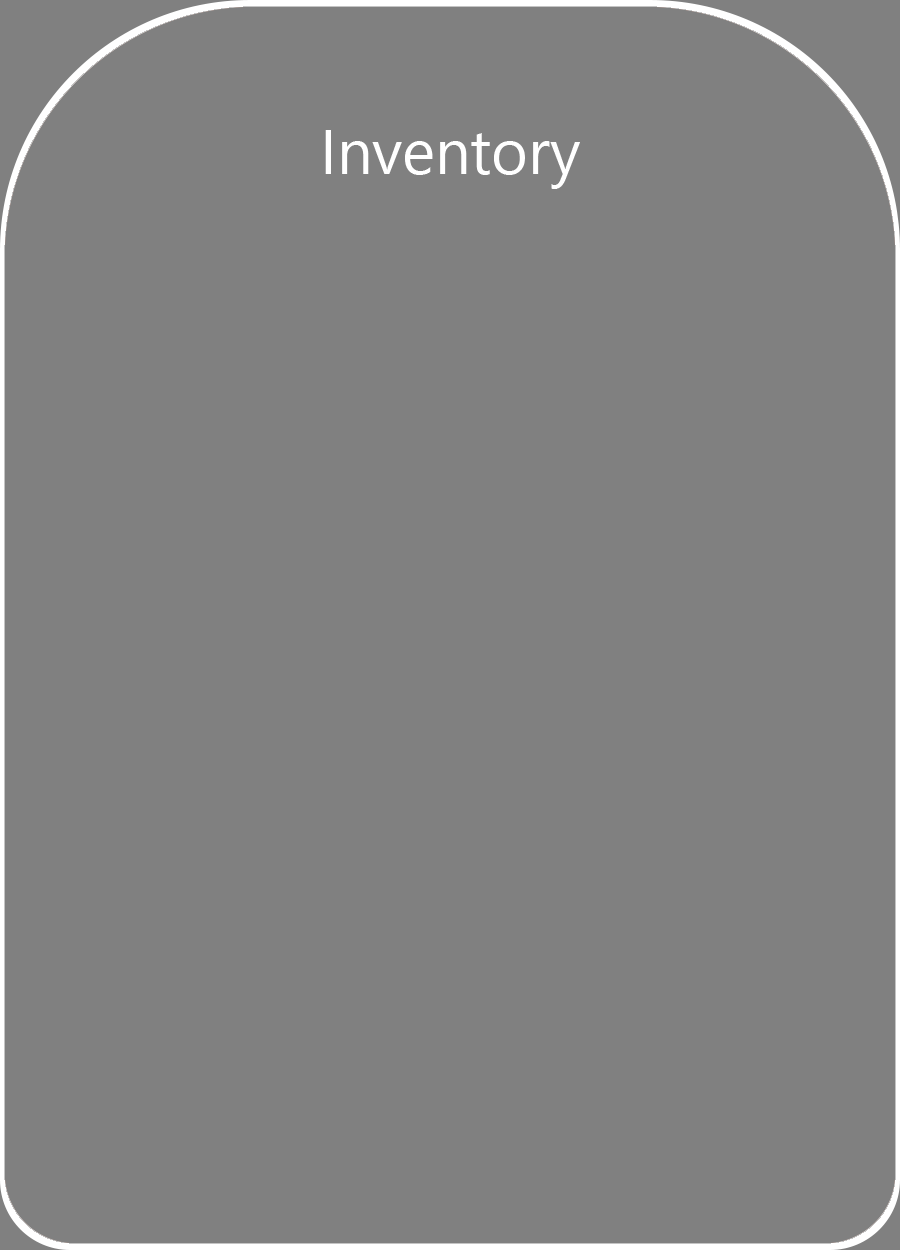
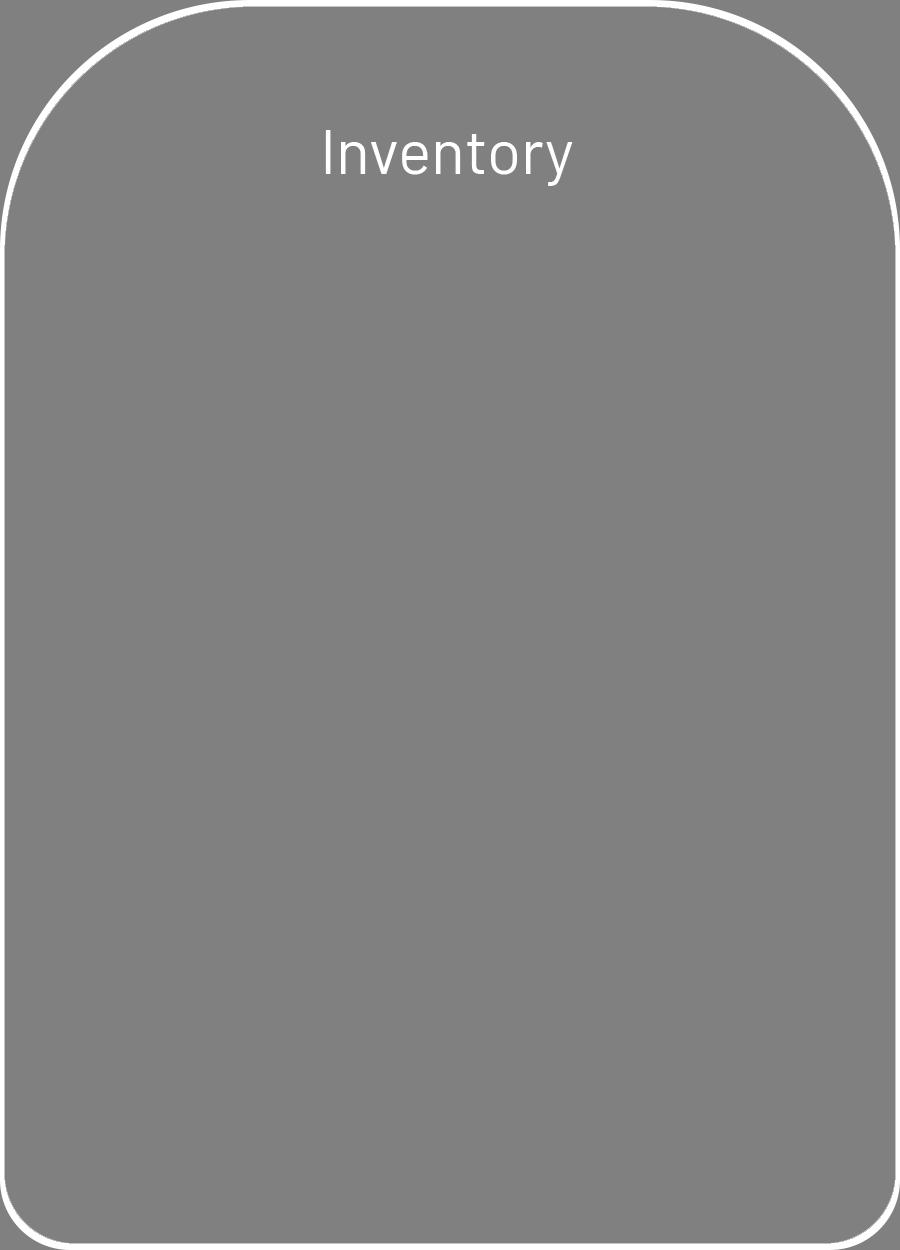
Two versions of the same layered image (w=900, h=1250). Layer-by-layer changes:
painted on "Inventory" over left=325, top=130, right=580, bottom=189
